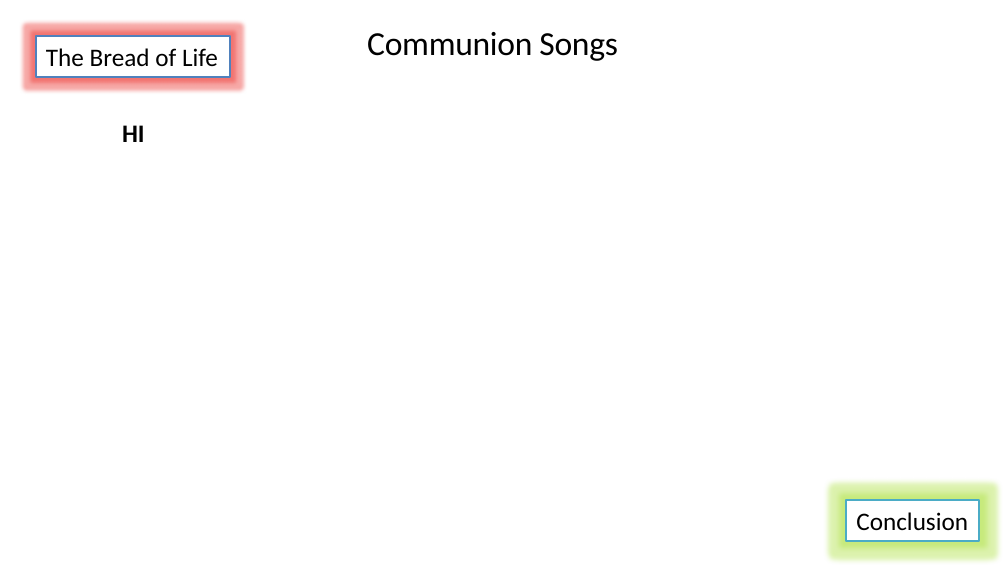
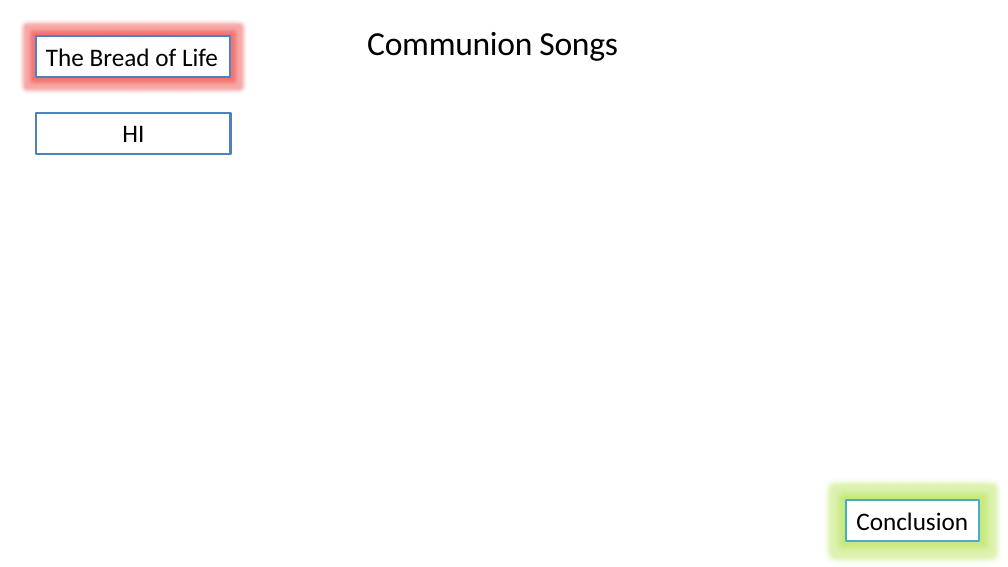
Before and after one commit to Corvettemina/checkBox, a slide deck: slide 1 of communion2.pptx. Drawn at 1008x567 pixels with LibreOffice and Linux fonts; fonts in the diff are those of the drawing; background and template pictures are left out. Boxes give left, top, right and bottom in pixels: in the first picture for what was removed or moved away, otherwise in the second. Text is boxed around its words. In the diff, an @@ line names an element or a change of style, - is before the commit and + after.

```diff
--- a/communion2.pptx
+++ b/communion2.pptx
@@ rectangle "HI" resized from (x1=122, y1=125, x2=145, y2=142) to (x1=36, y1=113, x2=231, y2=154) @@
@@ rectangle "HI" at (x1=36, y1=113, x2=231, y2=154): bold off; outline none to #4F81BD 2 pt @@
```
Also in this commit, not shown: 3 other files.
